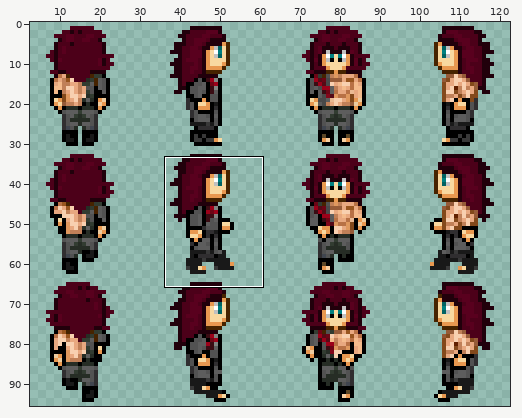
Edited in one commit: sprite sheet (bin/res/characterCreator/hair00.png). Above, an overview of the earlier version with the close-up marked.
Close-up. First the earlier version:
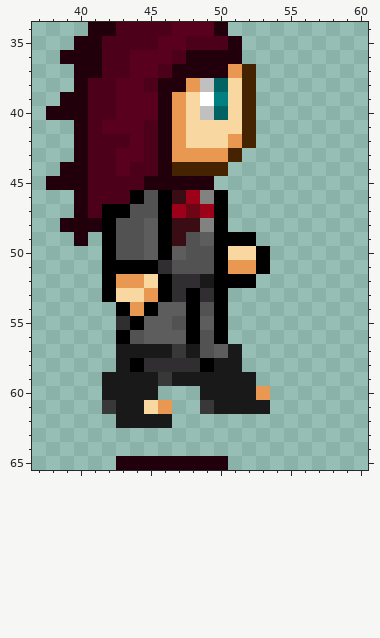
The file is 128x96 pixels. Colours within 5 levels of each other are drawn and written as one. Shown: x 37..60, y 34..65. The wide view leaves out empty margins. The commit also changed other parts of the picture, which this record leaves out.
After the commit:
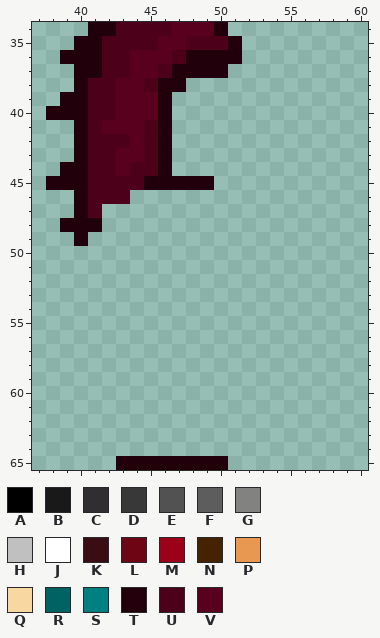
Palette (. is transparent): A #000000  B #191919  C #302e30  D #383838  E #525252  F #5d5d5d  G #828381  H #c0c0c0  J #ffffff  K #3a0c13  L #6d0515  M #9c0119  N #462300  P #e89850  Q #f8d8a0  R #006262  S #008080  T #21000b  U #4c0019  V #59001e
Difference:
Colour A is gone in row 46 at x 44, 46 and 50; in row 47 at x 42 to 43, 46 and 50; in row 48 at x 42, 46 and 50; in row 49 at x 42, 46 and 50 to 52; in row 50 at x 42, 46, 50 and 53; in row 51 at x 42 to 45, 50 and 53.
Colour A is gone in row 52 at x 42, 46 and 50 to 52; in row 53 at x 42, 46, 48 and 50; in row 54 at x 43, 45, 48 and 50; in row 55 at x 44, 48 and 50; in row 56 at x 43, 48 and 50; in row 58 at x 44 and 49.
Colour B is gone in row 52 at x 49; in row 57 at x 43 to 46, 48 and 51; in row 58 at x 43 and 50 to 51; in row 59 at x 42 to 45 and 47 to 52; in row 60 at x 42 to 45 and 49 to 52; in row 61 at x 43 to 44 and 50 to 53.
Colour B is gone in row 62 at x 43 to 46.
Colour C is gone in row 51 at x 46; in row 52 at x 47 to 48; in row 53 at x 47 and 49; in row 55 at x 43; in row 58 at x 45 to 48.
Colour D is gone in row 57 at x 47; in row 59 at x 46; in row 61 at x 42 and 49.
Colour E is gone in row 46 at x 45; in row 47 at x 44 to 45; in row 48 at x 43 to 44; in row 49 at x 43 to 44 and 48; in row 50 at x 43 to 44 and 48 to 49; in row 51 at x 47 to 49.
Colour E is gone in row 54 at x 49; in row 55 at x 47; in row 56 at x 44 and 49; in row 57 at x 49.
Colour F is gone in row 48 at x 45; in row 49 at x 45 and 49; in row 50 at x 45 and 47; in row 54 at x 46 to 47; in row 55 at x 45 to 46 and 49; in row 56 at x 45 to 47.
Colour F is gone in row 57 at x 50.
Colour G is gone in row 46 at x 49; in row 48 at x 49.
Colour H is gone in row 38 at x 49; in row 40 at x 49.
Colour J is gone in row 39 at x 49.
Colour K is gone in row 46 at x 47; in row 48 at x 47 to 48; in row 49 at x 47.
Colour L is gone in row 47 at x 48.
Colour M is gone in row 46 at x 48; in row 47 at x 47 and 49.
Colour N is gone in rows 37 to 42 at x 52; in row 43 at x 51; in row 44 at x 47 to 50.
Colour P is gone in row 37 at x 51; in row 38 at x 48; in rows 39 to 41 at x 47; in row 42 at x 47 and 51; in row 43 at x 47 to 50; in row 51 at x 51 to 52.
Colour P is gone in row 52 at x 43 to 44; in row 53 at x 45; in row 54 at x 44; in row 60 at x 53; in row 61 at x 46.
Colour Q is gone in row 38 at x 51; in rows 39 to 40 at x 48 and 51; in row 41 at x 48 to 51; in row 42 at x 48 to 50; in row 50 at x 51 to 52; in row 52 at x 45.
Colour Q is gone in row 53 at x 43 to 44; in row 61 at x 45.
Colour R is gone in row 38 at x 50; in row 40 at x 50.
Colour S is gone in row 39 at x 50.
Pixel boxes of the changes (left, top, right, bottom) in both close-ups:
erased: (102, 64, 270, 428)
